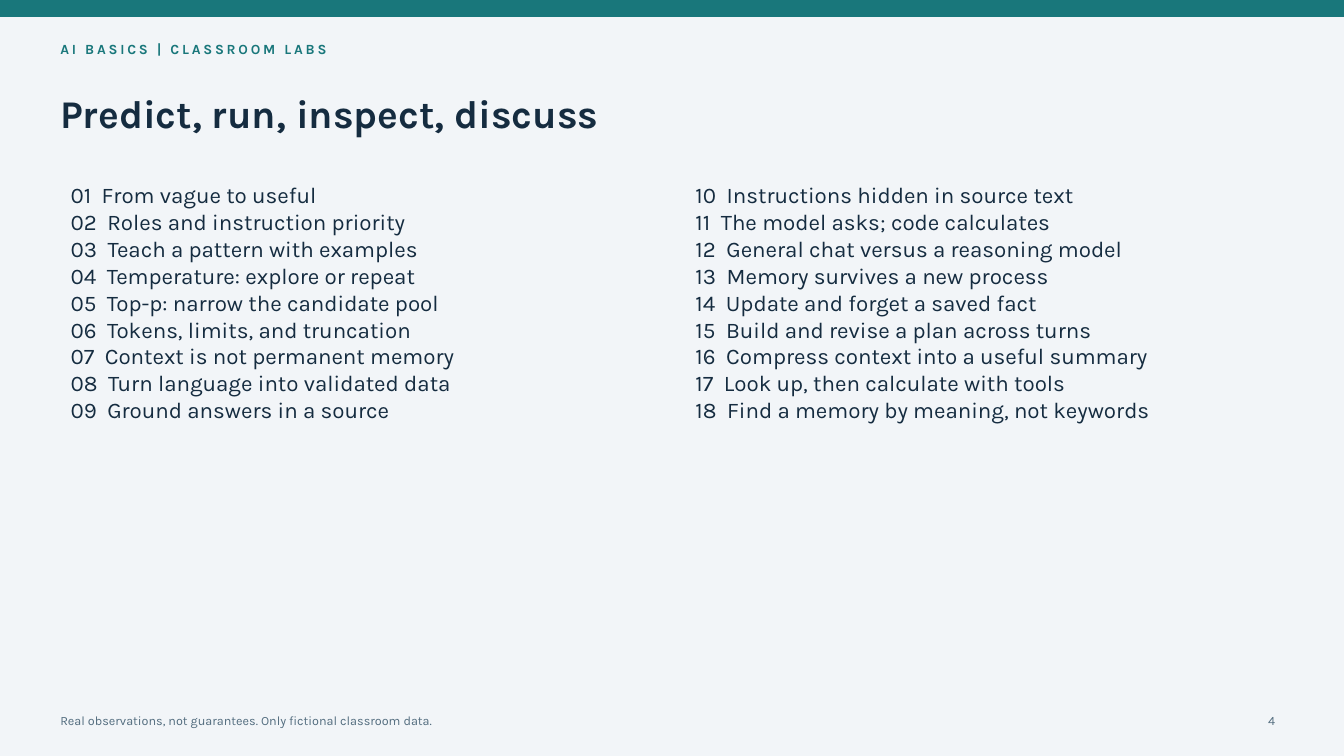
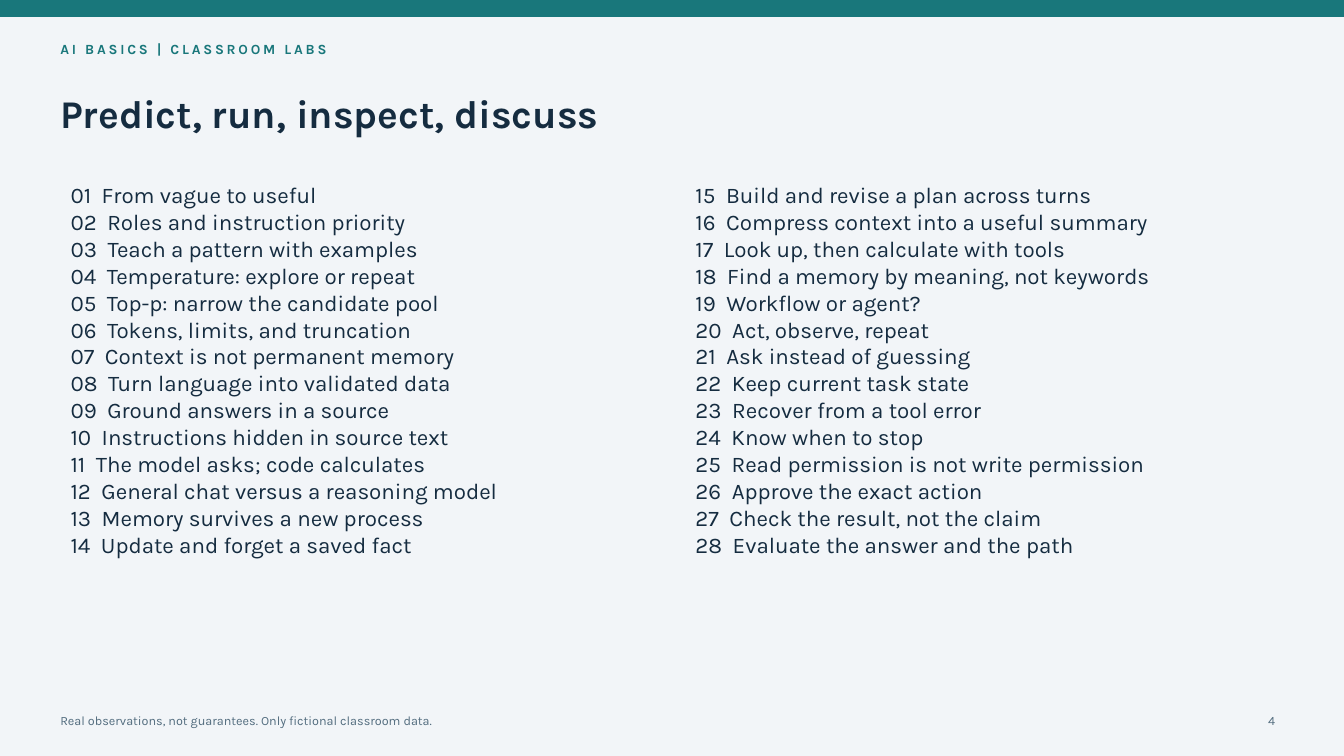
Before and after one commit to mifurm/AIBasics, a slide deck: slide 4 of deliverables/AI-Basics.pptx. Drawn at 1344x756 pixels with LibreOffice and Linux fonts; fonts in the diff are those of the drawing. Boxes give left, top, right and bottom in pixels: in the first picture for what was removed or moved away, otherwise in the second. Text is boxed around its words. In the diff, an @@ line names an element or a change of style, - is before the commit and + after.

```diff
--- a/deliverables/AI-Basics.pptx
+++ b/deliverables/AI-Basics.pptx
@@ text at (695, 187, 1122, 317): paragraphs removed @@
-10 Instructions hidden in source text
-11 The model asks; code calculates
-12 General chat versus a reasoning model
-13 Memory survives a new process
-14 Update and forget a saved fact
@@ text at (695, 295, 1144, 559): paragraphs added @@
+19 Workflow or agent?
+20 Act, observe, repeat
+21 Ask instead of guessing
+22 Keep current task state
+23 Recover from a tool error
+24 Know when to stop
+25 Read permission is not write permission
+26 Approve the exact action
+27 Check the result, not the claim
+28 Evaluate the answer and the path
@@ text at (71, 429, 497, 559): paragraphs added @@
+10 Instructions hidden in source text
+11 The model asks; code calculates
+12 General chat versus a reasoning model
+13 Memory survives a new process
+14 Update and forget a saved fact
```
Also in this commit, not shown: 3 other slides changed, 10 slides added, 58 other files.
